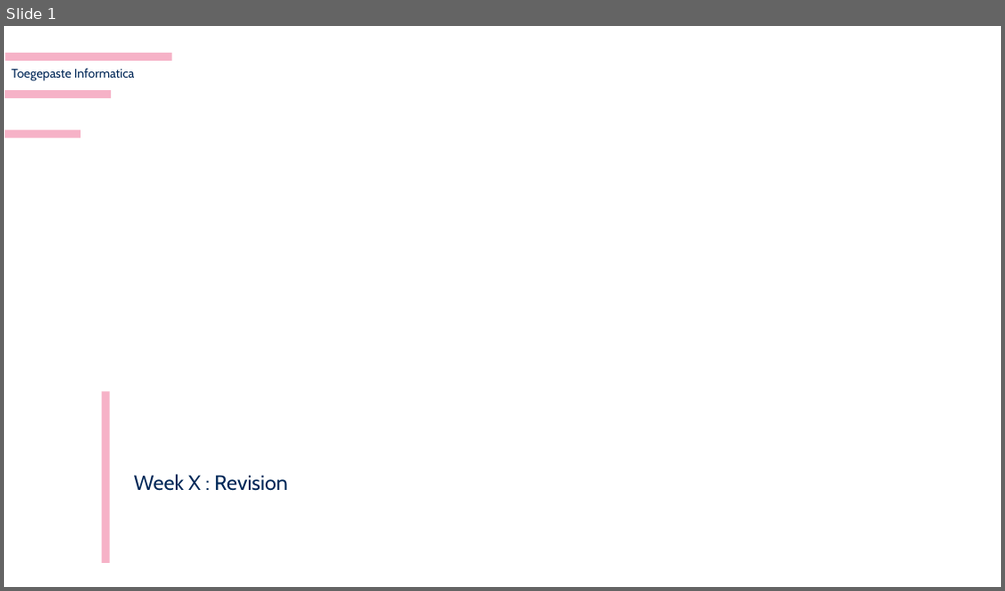
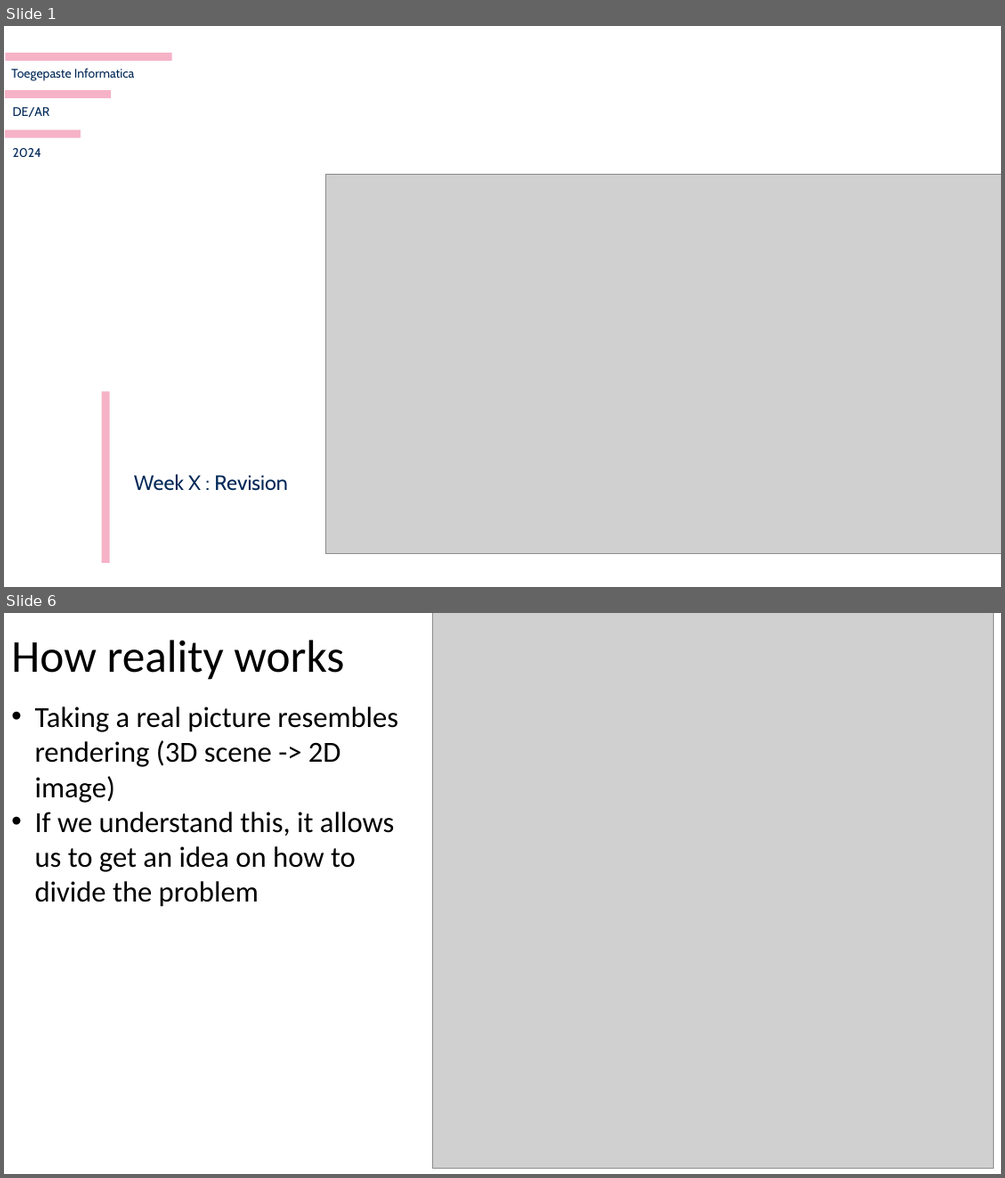
Before and after one commit to harveypekar/3dgraphics, a slide deck: course/3d_revision.pptx. Shown one above the other, each under a label of ours: slide 1 before the commit, slides 1 and 6 after it; the slides between them are not shown. The pictures are 1005x591 and 1005x1178 pixels, drawn with LibreOffice and Linux fonts; fonts in the diff are those of the drawing; grey boxes stand for pictures; background and template pictures are left out. Boxes give left, top, right and bottom in pixels: in the first picture for what was removed or moved away, otherwise in the second. Text is boxed around its words. In the diff, an @@ line names an element or a change of style, - is before the commit and + after.

```diff
--- a/course/3d_revision.pptx
+++ b/course/3d_revision.pptx
@@ slide 6 added at bbox=[4, 613, 1001, 1174], background #FFFFFF @@
@@ picture added at bbox=[432, 613, 994, 1168] @@
@@ title added at bbox=[11, 640, 344, 680], 44 pt, text #000000 @@
+How reality works
@@ text added at bbox=[35, 706, 398, 907], 28 pt, text #000000 @@
+• Taking a real picture resembles rendering (3D scene -> 2D image)
+• If we understand this, it allows us to get an idea on how to divide the problem
@@ slide 1 changed as well @@
@@ text added at bbox=[13, 107, 50, 118], 12 pt, text #002757 @@
+DE/AR
@@ text added at bbox=[13, 148, 41, 157], 12 pt, text #002757 @@
+2024
@@ picture added at bbox=[325, 174, 1001, 554] @@
```
Also in this commit, not shown: 19 other slides added, 20 slides removed.
